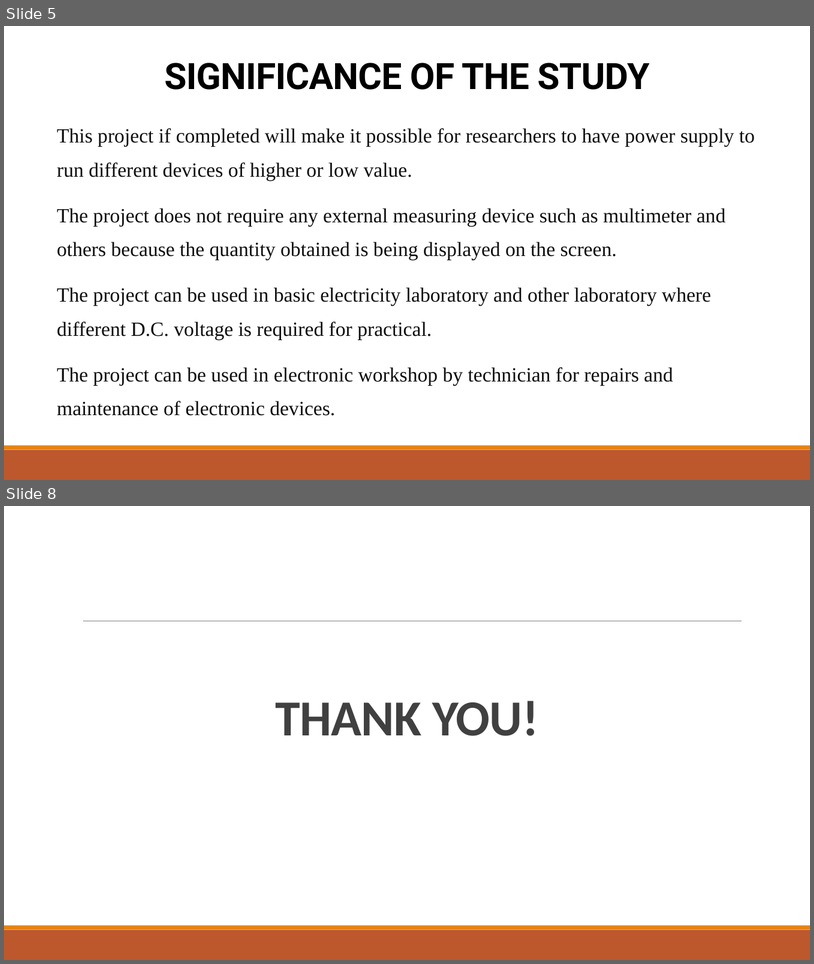
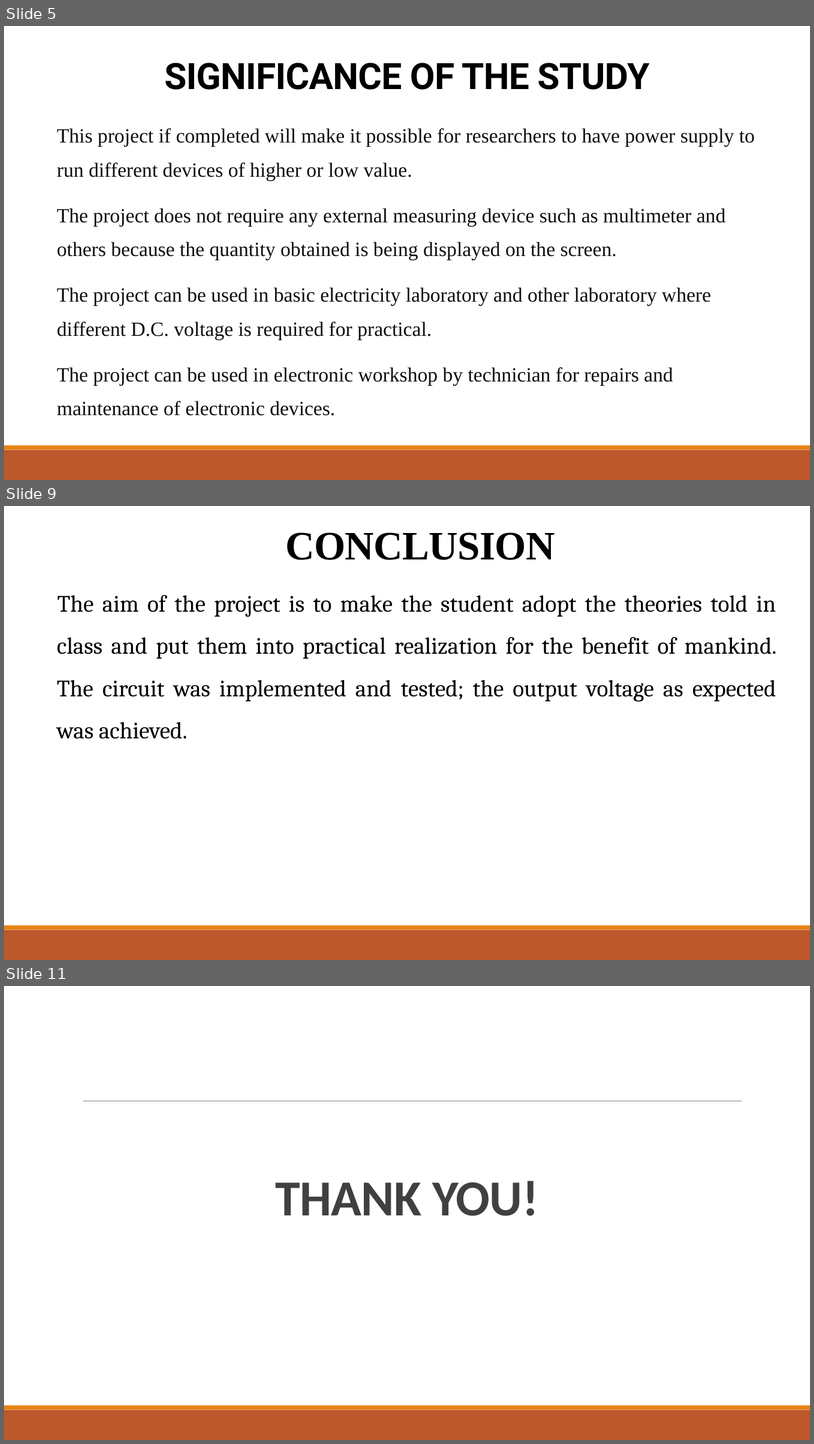
Before and after one commit to Akamshu/documents, a slide deck: PROJECT 2023/JUNKS/EE POWER POINT.pptx. Shown one above the other, each under a label of ours: slides 5 and 8 before the commit, slides 5, 9 and 11 after it; the slides between them are not shown. The pictures are 814x964 and 814x1444 pixels, drawn with LibreOffice and Linux fonts; fonts in the diff are those of the drawing. Boxes give left, top, right and bottom in pixels: in the first picture for what was removed or moved away, otherwise in the second. Text is boxed around its words. In the diff, an @@ line names an element or a change of style, - is before the commit and + after.

```diff
--- a/PROJECT 2023/JUNKS/EE POWER POINT.pptx
+++ b/PROJECT 2023/JUNKS/EE POWER POINT.pptx
@@ slide 9 added at <box>4,506,810,960</box>, background #FFFFFF; not listed: 2 template elements that a slide beside it also shows @@
@@ title added at <box>286,532,555,560</box>, 48 pt, text #000000, bold @@
+CONCLUSION
@@ text added at <box>57,595,777,739</box>, 28 pt, text #000000 @@
+  The aim of the project is to make the student adopt the theories told in class and put them into practical realization for the benefit of mankind. The circuit was implemented and tested; the output voltage as expected was achieved.
@@ what was slide 8 is now slide 11 @@
```
Also in this commit, not shown: 5 slides changed, 2 other slides added, 37 other files.
